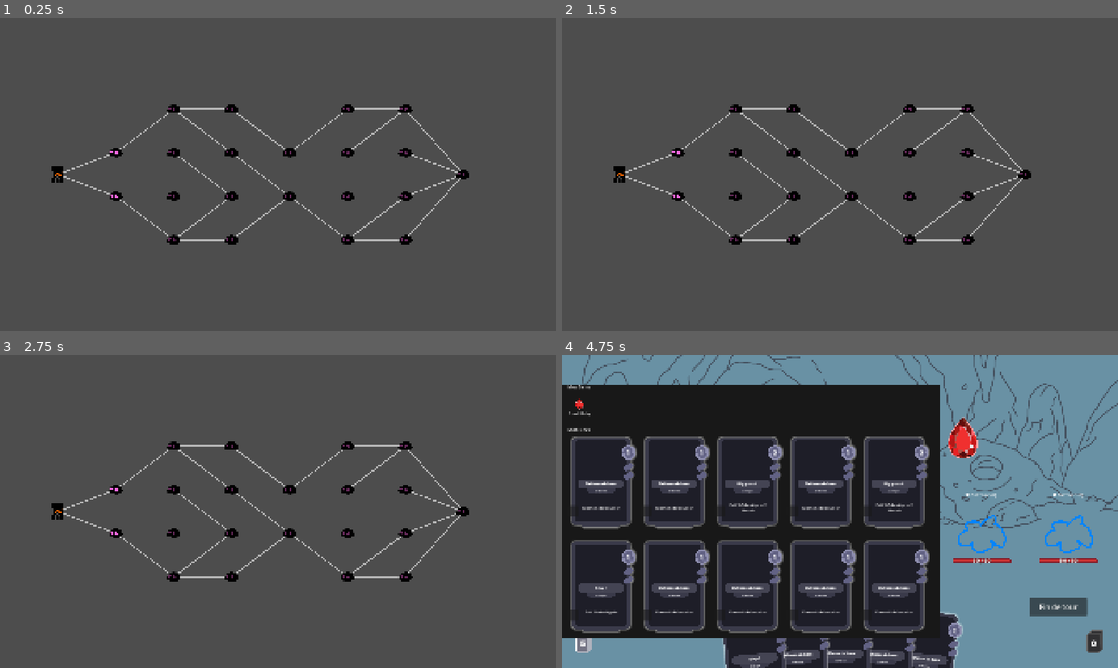
Above: before the commit, frames 1-4 (two rows, left to right).
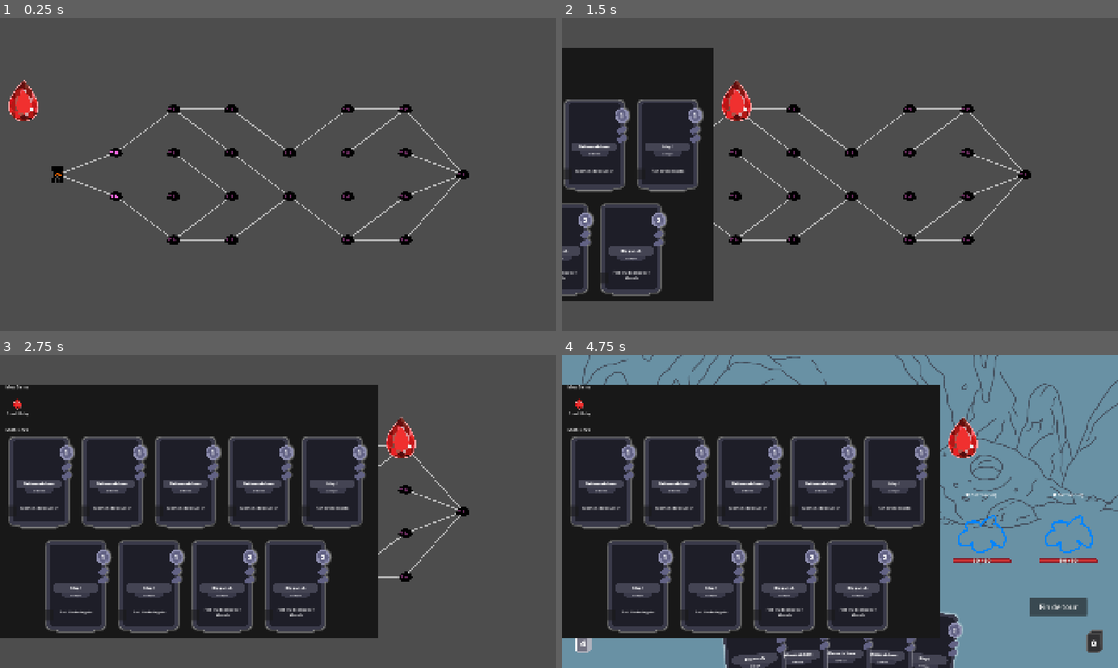
Above: after the commit, the same moments.

Repository: Elehos/jeu_de_bouboules
Game: Godot game, scene res://scenes/map/MapView.tscn
The game is run twice, just before and just after one commit, with the same random seed, the same clock (stepped at 60 frames per second) and the same inputs.
Inputs (mouse positions are in pixels of both pictures, inside the frame that each line leads up to):
- Up to frame 1 (0.25 s): no input
- Up to frame 2 (1.5 s): click (584, 99) at 0.52 s; click (962, 99) at 1.27 s
- Up to frame 3 (2.75 s): click (22, 436) at 2.02 s
- Up to frame 4 (4.75 s): tap Enter at 2.75 s; drag from (617, 511) to (734, 445) at 2.77 s; tap Space at 3.5 s; drag from (678, 489) to (734, 577) at 3.52 s; click (584, 436) at 4.25 s

The runs differ from the first frame. In frame 1, 0.5% of the frame differs, in the area x 1-7%, y 19-33%; in frame 2, 19%; in frame 3, 46%, in the area x 0-75%, y 9-91%; in frame 4, 8.3%.

Commit message:
ajout persistance des gemmes sur map + combats

Diff:
--- a/scenes/map/MapView.tscn
+++ b/scenes/map/MapView.tscn
@@ -2,9 +2,83 @@
 
 [ext_resource type="Script" uid="uid://bcxihlmwbh3my" path="res://script/map/MapView.gd" id="1_xnhjo"]
 [ext_resource type="PackedScene" uid="uid://bo3yke6qitm6a" path="res://scenes/map/MapNodeView.tscn" id="2_jev2o"]
+[ext_resource type="Script" uid="uid://f3o7b7woxojq" path="res://script/cards/CardData.gd" id="3_e2qlp"]
+[ext_resource type="Resource" uid="uid://bomdgafd46m8f" path="res://ressoucesCards/defenseCard.tres" id="4_3ulgv"]
+[ext_resource type="Resource" uid="uid://si2lgkydtdkd" path="res://ressoucesCards/attackCard.tres" id="5_porwx"]
+[ext_resource type="Resource" uid="uid://64tt2oeikj55" path="res://ressoucesCards/superAttackCard.tres" id="6_fejxw"]
+[ext_resource type="PackedScene" uid="uid://dljbij33aq0sy" path="res://scenes/gems/gem_inventory.tscn" id="7_y4mpu"]
+[ext_resource type="Script" uid="uid://b6itj8dvr5ww8" path="res://script/gems/GemBag.gd" id="8_ksfdk"]
+[ext_resource type="PackedScene" uid="uid://d0tb3k3iwaipx" path="res://scenes/gems/gem_icon.tscn" id="9_7k8nd"]
+[ext_resource type="PackedScene" uid="uid://bgc2demvv24yu" path="res://scenes/gems/card_gem_slot_row.tscn" id="10_rja35"]
+[ext_resource type="Texture2D" uid="uid://b8dv2gfc27ph1" path="res://assets/gems/ruby.png" id="11_7b4b4"]
+[ext_resource type="Script" uid="uid://d37fab13664ao" path="res://script/gems/GemUnequipZone.gd" id="12_mmlwv"]
+
+[sub_resource type="StyleBoxFlat" id="StyleBoxFlat_7sxfg"]
+bg_color = Color(0.09620472, 0.09620475, 0.09620469, 1)
 
 [node name="MapView" type="Node2D" unique_id=634893464]
 script = ExtResource("1_xnhjo")
 map_node_scene = ExtResource("2_jev2o")
+starting_deck = Array[ExtResource("3_e2qlp")]([ExtResource("4_3ulgv"), ExtResource("4_3ulgv"), ExtResource("4_3ulgv"), ExtResource("4_3ulgv"), ExtResource("5_porwx"), ExtResource("5_porwx"), ExtResource("5_porwx"), ExtResource("6_fejxw"), ExtResource("6_fejxw")])
 
 [node name="NodesContainer" type="Node2D" parent="." unique_id=64763309]
+
+[node name="UI" type="CanvasLayer" parent="." unique_id=1268101918]
+
+[node name="GemInventory" parent="UI" unique_id=524607973 instance=ExtResource("7_y4mpu")]
+
+[node name="GemBagPanel" type="Panel" parent="UI" unique_id=1404207065]
+offset_left = -1304.0
+offset_top = 102.0
+offset_bottom = 977.0
+theme_override_styles/panel = SubResource("StyleBoxFlat_7sxfg")
+script = ExtResource("8_ksfdk")
+gem_icon_scene = ExtResource("9_7k8nd")
+card_row_scene = ExtResource("10_rja35")
+
+[node name="GemBagButton" type="TextureButton" parent="UI/GemBagPanel" unique_id=2069268897]
+layout_mode = 0
+offset_left = 1332.0
+offset_top = 111.0
+offset_right = 1542.0
+offset_bottom = 401.0
+scale = Vector2(0.5, 0.5)
+texture_normal = ExtResource("11_7b4b4")
+
+[node name="Content" type="VBoxContainer" parent="UI/GemBagPanel" unique_id=790260240]
+layout_mode = 1
+anchors_preset = 15
+anchor_right = 1.0
+anchor_bottom = 1.0
+offset_left = 20.0
+offset_top = 20.0
+offset_right = -4.0
+offset_bottom = -20.0
+grow_horizontal = 2
+grow_vertical = 2
+theme_override_constants/separation = 12
+
+[node name="Titre" type="Label" parent="UI/GemBagPanel/Content" unique_id=1678594068]
+layout_mode = 2
+text = "Mes Gems"
+
+[node name="GemList" type="HFlowContainer" parent="UI/GemBagPanel/Content" unique_id=217714172]
+custom_minimum_size = Vector2(0, 100)
+layout_mode = 2
+script = ExtResource("12_mmlwv")
+
+[node name="Deck" type="Label" parent="UI/GemBagPanel/Content" unique_id=1191139860]
+layout_mode = 2
+text = "Mon Deck"
+
+[node name="DeckScroll" type="ScrollContainer" parent="UI/GemBagPanel/Content" unique_id=247014790]
+custom_minimum_size = Vector2(0, 700)
+layout_mode = 2
+horizontal_scroll_mode = 0
+
+[node name="DeckList" type="HFlowContainer" parent="UI/GemBagPanel/Content/DeckScroll" unique_id=1463036611]
+custom_minimum_size = Vector2(1280, 0)
+layout_mode = 2
+theme_override_constants/h_separation = 10
+theme_override_constants/v_separation = 40
+alignment = 1
--- a/script/cards/DeckManager.gd
+++ b/script/cards/DeckManager.gd
@@ -5,8 +5,7 @@
 
 func setup_deck(starting_deck: Array[CardData]) -> void:
 	draw_pile.clear()
-	for card in starting_deck:
-		draw_pile.append(card.duplicate(true))
+	draw_pile.append_array(starting_deck)
 	draw_pile.shuffle()
 	discard_pile.clear()
 	_notify_counts()
--- a/script/cards/Hand.gd
+++ b/script/cards/Hand.gd
@@ -28,7 +28,7 @@
 	add_to_group("hand")
 	CombatEvents.player_turn_started.connect(new_turn)
 	CombatEvents.card_played.connect(_on_card_played)
-	DeckManager.setup_deck(deck_data)
+	DeckManager.setup_deck(RunManager.player_deck)
 
 func add_card(data: CardData) -> void:
 	var card_instance = card_scene.instantiate()
--- a/script/gems/GemBag.gd
+++ b/script/gems/GemBag.gd
@@ -56,27 +56,20 @@
 	for child in deck_list.get_children():
 		child.queue_free()
 
-	var full_deck: Array[CardData] = DeckManager.get_full_deck()
-
-	var hand_node = get_tree().get_first_node_in_group("hand")
-	if hand_node:
-		full_deck += hand_node.get_card_data_list()
-
-	for card in full_deck:
+	for card in RunManager.player_deck:
 		var row_instance = card_row_scene.instantiate()
 		row_instance.card_data = card
 		deck_list.add_child(row_instance)
 
 func _get_all_equipped_gems() -> Array[GemData]:
 	var result: Array[GemData] = []
-	var full_deck: Array[CardData] = DeckManager.get_full_deck()
 
-	var hand_node = get_tree().get_first_node_in_group("hand")
-	if hand_node:
-		full_deck += hand_node.get_card_data_list()
-
-	for card in full_deck:
+	for card in RunManager.player_deck:
 		if card.equipped_gem:
 			result.append(card.equipped_gem)
 
 	return result
+
+
+func _on_gem_bag_button_pressed() -> void:
+	pass # Replace with function body.
--- a/script/map/MapView.gd
+++ b/script/map/MapView.gd
@@ -5,6 +5,10 @@
 @export var floor_spacing: float = 200.0  # distance verticale entre étages
 @export var node_spacing: float = 150.0   # distance horizontale entre nœuds d'un même étage
 @export var view_offset: Vector2 = Vector2(200, 540)  # centre horizontal, bas de l'écran (le départ en bas, la fin en haut)
+@export var starting_deck: Array[CardData] = []
+
+@onready var gem_bag_button: TextureButton = $UI/GemBagPanel/GemBagButton
+@onready var gem_bag_panel: GemBag = $UI/GemBagPanel
 
 @onready var nodes_container: Node2D = $NodesContainer
 
@@ -72,8 +76,9 @@
 	get_tree().change_scene_to_file("res://scenes/combat/Combat.tscn")
 
 func _ready() -> void:
+	gem_bag_button.pressed.connect(gem_bag_panel.toggle)
 	if not RunManager.map_generated:
-		RunManager.start_new_run(8)
+		RunManager.start_new_run(8, starting_deck)
 
 	current_floor_index = RunManager.current_floor_index
 	current_position_in_floor = RunManager.current_position_in_floor
--- a/script/map/RunManager.gd
+++ b/script/map/RunManager.gd
@@ -6,13 +6,18 @@
 var map_generated: bool = false
 var player_current_hp: int = -1  # -1 = pas encore initialisé (premier combat)
 var player_max_hp: int = 50      # valeur de secours si jamais rien n'est encore défini
+var player_deck: Array[CardData] = []
 
-func start_new_run(floor_count: int = 8) -> void:
+func start_new_run(floor_count: int = 8, starting_deck: Array[CardData] = []) -> void:
 	var generator := MapGenerator.new()
 	floors = generator.generate_map(floor_count)
 	current_floor_index = 0
 	current_position_in_floor = 0
 	map_generated = true
+
+	player_deck.clear()
+	for card in starting_deck:
+		player_deck.append(card.duplicate(true))
 
 func get_current_node() -> MapNode:
 	return floors[current_floor_index][current_position_in_floor]
